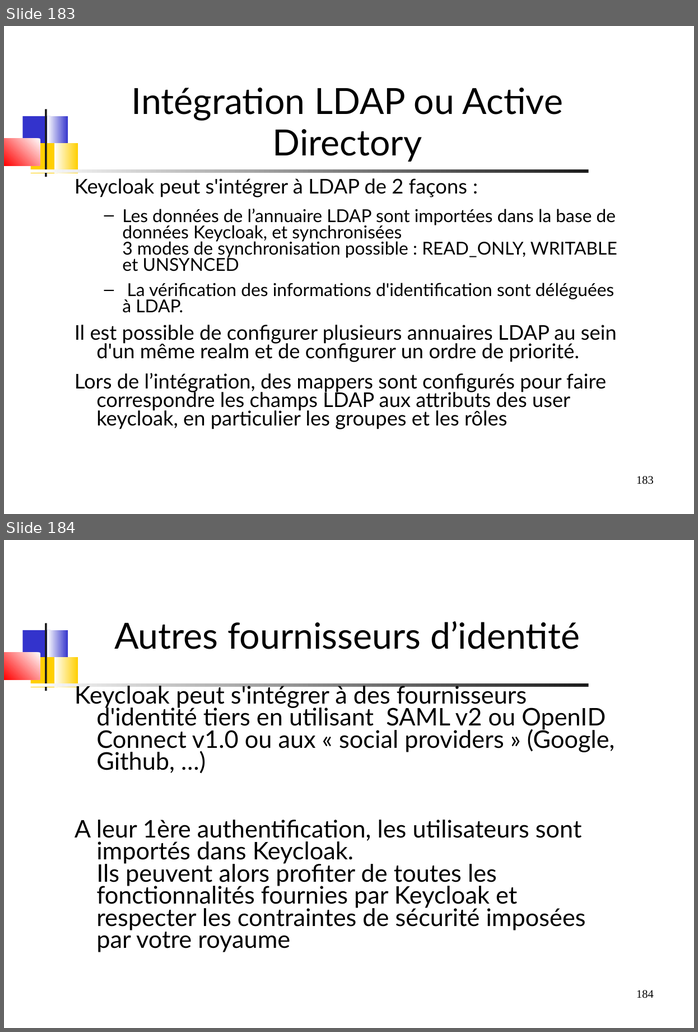
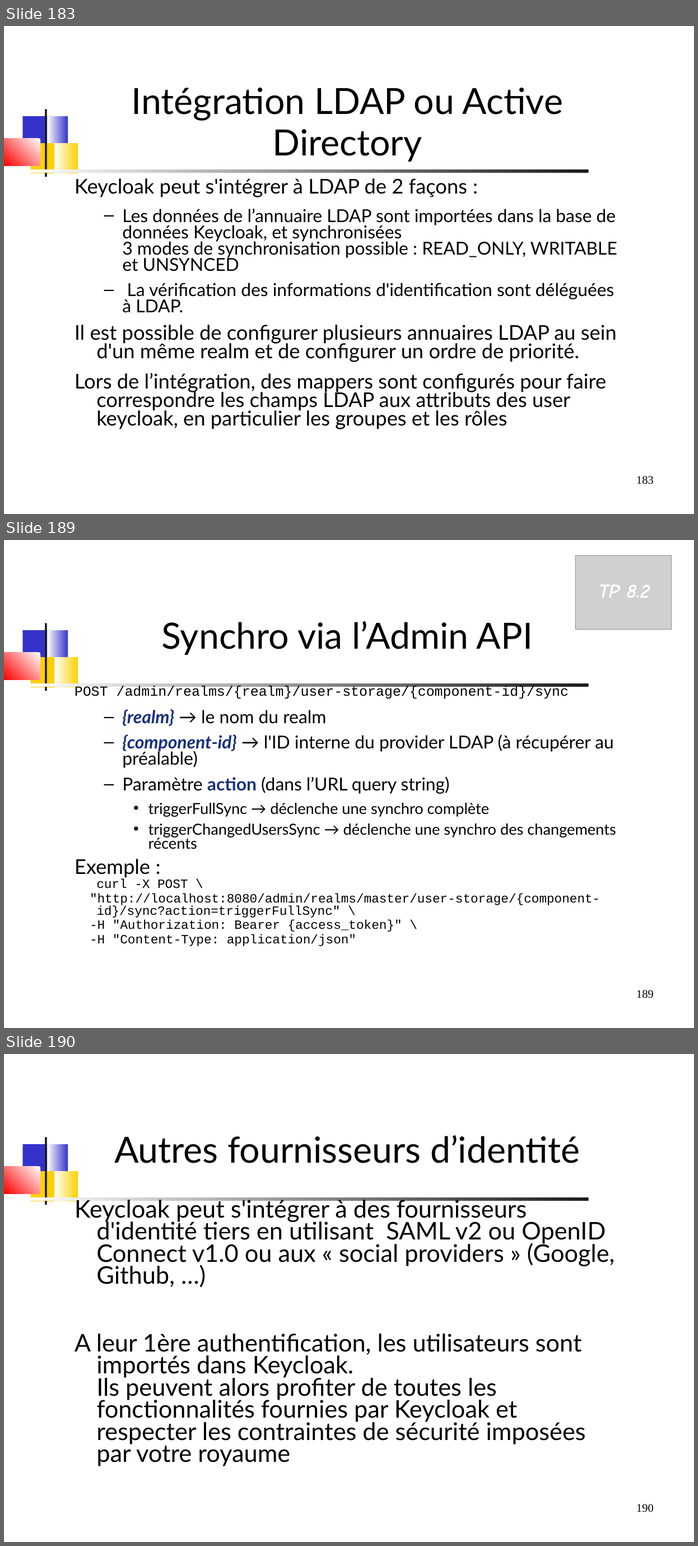
Before and after one commit to dthibau/keycloak, a slide deck: Keycloak.odp. Shown one above the other, each under a label of ours: slides 183 and 184 before the commit, slides 183, 189 and 190 after it; the slides between them are not shown. The pictures are 698x1032 and 698x1546 pixels, drawn with LibreOffice and Linux fonts; fonts in the diff are those of the drawing; grey boxes stand for pictures. Boxes give left, top, right and bottom in pixels: in the first picture for what was removed or moved away, otherwise in the second. Text is boxed around its words. In the diff, an @@ line names an element or a change of style, - is before the commit and + after.

Commit message:
Ajout Atelier LDAP

```diff
--- a/Keycloak.odp
+++ b/Keycloak.odp
@@ slide 189 added at (4,540,694,1028), background #FFFFFF; not listed: 8 template elements that a slide beside it also shows @@
@@ picture added at (575,556,672,630) @@
@@ text added at (599,585,650,598), 24 pt, text #FFFFFF, bold, italic @@
+TP 8.2
@@ title added at (162,621,533,655), 44 pt, text #000000 @@
+Synchro via l’Admin API
@@ text added at (75,686,616,946), 15.5 pt, text #000000 @@
+POST /admin/realms/{realm}/user-storage/{component-id}/sync
+  – {realm} → le nom du realm
+  – {component-id} → l'ID interne du provider LDAP (à récupérer au préalable)
+  – Paramètre action (dans l’URL query string)
+    • triggerFullSync → déclenche une synchro complète
+    • triggerChangedUsersSync → déclenche une synchro des changements récents
+Exemple :
+curl -X POST \
+"http://localhost:8080/admin/realms/master/user-storage/{component-id}/sync?action=triggerFullSync" \
+-H "Authorization: Bearer {access_token}" \
+-H "Content-Type: application/json"
@@ what was slide 184 is now slide 190 @@
@@ page number at (636,1504,654,1512): text changed @@
-184
+190
```
Also in this commit, not shown: 5 slides changed, 9 other slides added, 16 other files.
